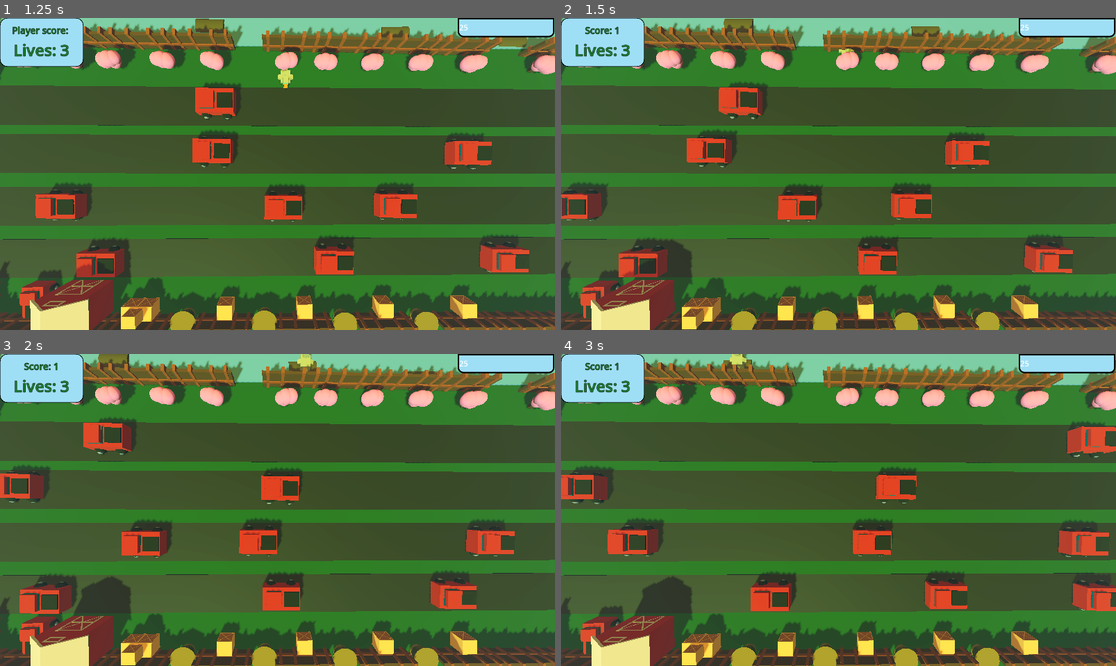
Above: before the commit, frames 1-4 (two rows, left to right).
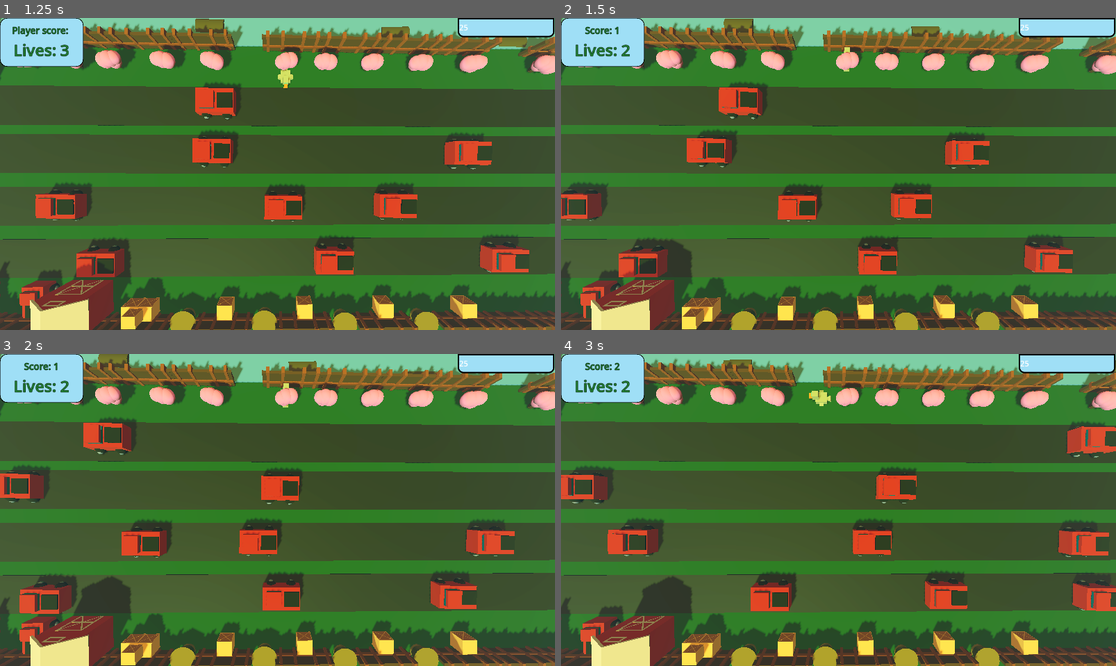
Above: after the commit, the same moments.

Repository: PushingPolygons/dangerxing-PCCDanny
Game: Godot game, scene res://Main/Main.tscn
Same seed, same stepped clock (60 frames per second), same inputs: the game is played once before the commit and once after it.
Inputs:
- Up to frame 1 (1.25 s): click "Play" at 0.5 s
- Up to frame 2 (1.5 s): hold W (move_up) from 1.28 s (still down)
- Up to frame 3 (2 s): keep holding W (move_up)
- Up to frame 4 (3 s): release W (move_up) at 2.78 s; hold A (move_left) from 2.78 s (still down)

Frame 1 is identical in both runs. In frame 2, less than 0.1% of the frame differs, in the area x 10-53%, y 5-18%; in frame 3, 0.2%; in frame 4, 0.3%, in the area x 9-49%, y 0-17%.
Error after the commit: Invalid access to property or key 'pressed' on a base object of type 'null instance'. (res://Main/Main.gd:18)

Commit message:
commited fixes to river
splashy

Diff:
--- a/Code/Player/Player.gd
+++ b/Code/Player/Player.gd
@@ -98,9 +98,10 @@
 		position = spawning_location # Jump back to spawn.
 		other_area.Occupy()
 		if main.IsGameOver():
-			main.menu.show()
-		elif other_area is River:
-			kill()
+			get_tree().reload_current_scene()
+#			main.menu.show()
+	elif other_area is River:
+		kill()
 
 func OnAreaExited(other_area: Area3D):
 	pass
@@ -115,4 +116,5 @@
 		main.menu.show()
 		queue_free()
 
+
 #k func update_player_lives
--- a/Code/Terrain/River.tscn
+++ b/Code/Terrain/River.tscn
@@ -1,6 +1,7 @@
-[gd_scene load_steps=5 format=3 uid="uid://6e2f0n6njwu5"]
+[gd_scene load_steps=6 format=3 uid="uid://6e2f0n6njwu5"]
 
 [ext_resource type="Script" path="res://Terrain/River.gd" id="1_n6fye"]
+[ext_resource type="Script" path="res://Main/Main.gd" id="2_bcn6b"]
 
 [sub_resource type="BoxShape3D" id="BoxShape3D_le31i"]
 size = Vector3(30, 0.5, 4)
@@ -23,3 +24,4 @@
 transform = Transform3D(1, 0, 0, 0, 1, 0, 0, 0, 1, 0, -0.169447, 0)
 material_override = SubResource("StandardMaterial3D_gpgwh")
 mesh = SubResource("BoxMesh_ejo1e")
+script = ExtResource("2_bcn6b")
